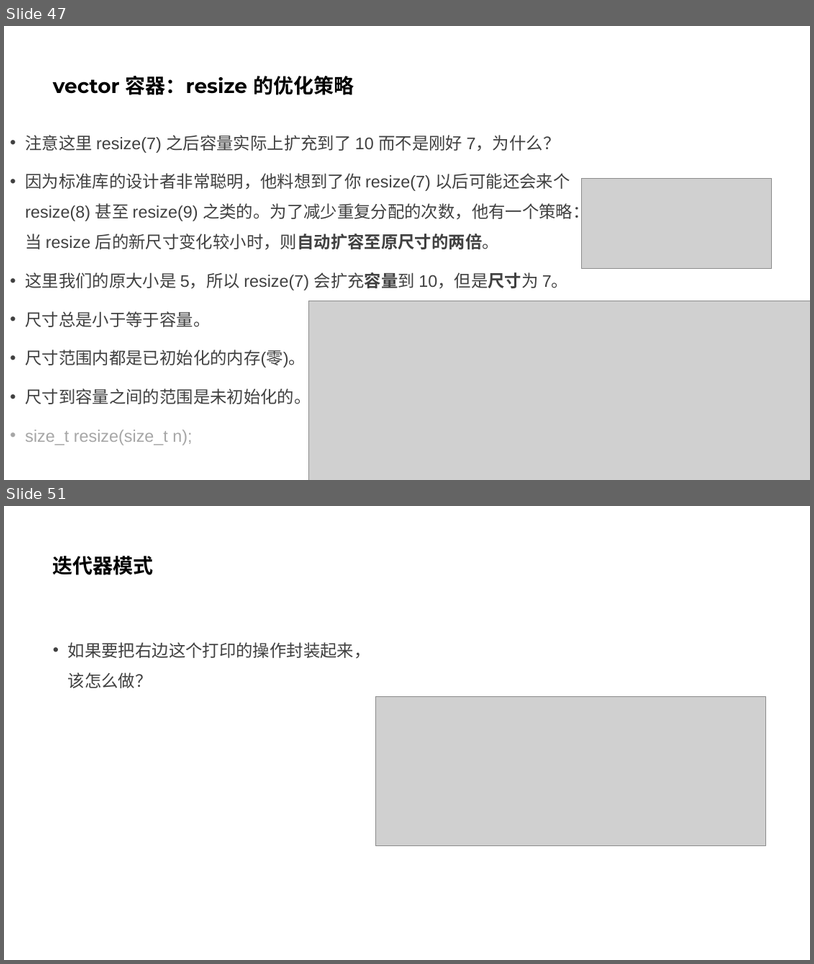
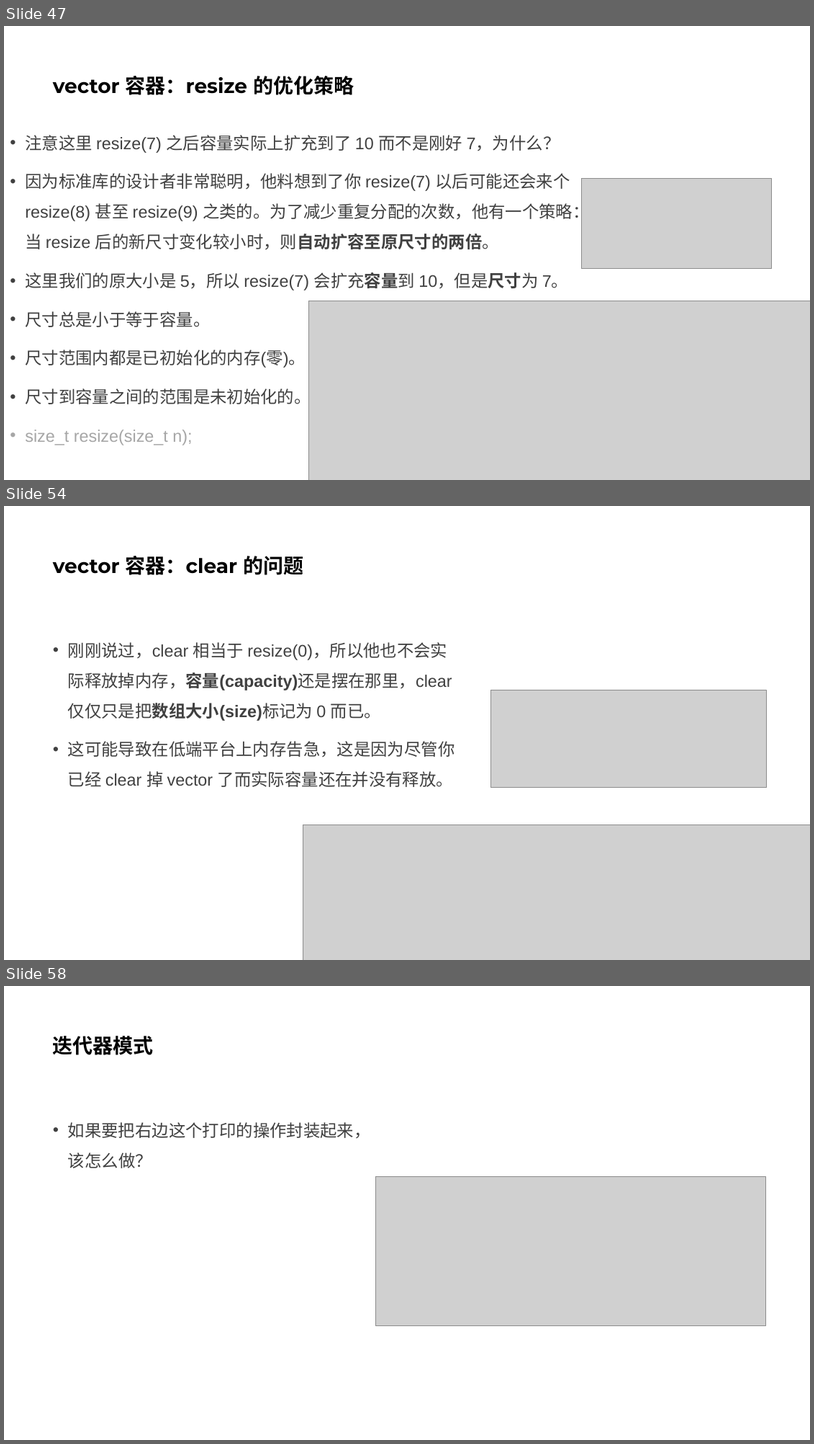
Before and after one commit to parallel101/course, a slide deck: 13/slides.pptx. Shown one above the other, each under a label of ours: slides 47 and 51 before the commit, slides 47, 54 and 58 after it; the slides between them are not shown. The pictures are 814x964 and 814x1444 pixels, drawn with LibreOffice and Linux fonts; fonts in the diff are those of the drawing; grey boxes stand for pictures. Boxes give left, top, right and bottom in pixels: in the first picture for what was removed or moved away, otherwise in the second. Text is boxed around its words. In the diff, an @@ line names an element or a change of style, - is before the commit and + after.

```diff
--- a/13/slides.pptx
+++ b/13/slides.pptx
@@ slide 54 added at (4, 506, 810, 960), background #FFFFFF @@
@@ title added at (53, 556, 304, 575), 24 pt, text #000000, bold @@
+vector 容器：clear 的问题
@@ text added at (68, 642, 455, 787), 20 pt, text #404040 @@
+• 刚刚说过，clear 相当于 resize(0)，所以他也不会实际释放掉内存，容量(capacity)还是摆在那里，clear 仅仅只是把数组大小(size)标记为 0 而已。
+• 这可能导致在低端平台上内存告急，这是因为尽管你已经 clear 掉 vector 了而实际容量还在并没有释放。
@@ picture added at (491, 690, 767, 788) @@
@@ picture added at (304, 824, 810, 960) @@
@@ what was slide 51 is now slide 58 @@
```
Also in this commit, not shown: 2 slides changed, 7 other slides added, 1 slide removed, 6 other files.
